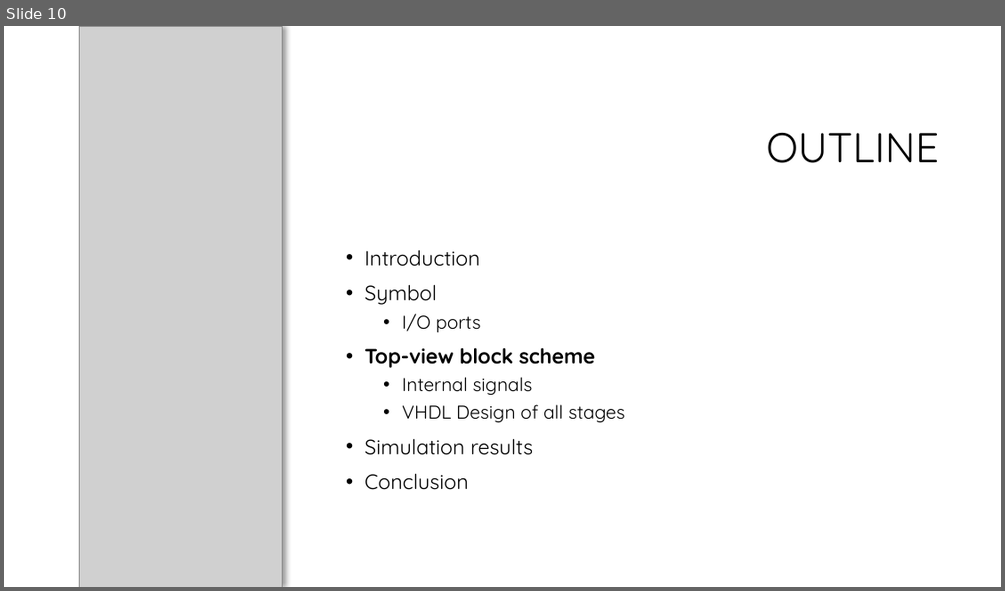
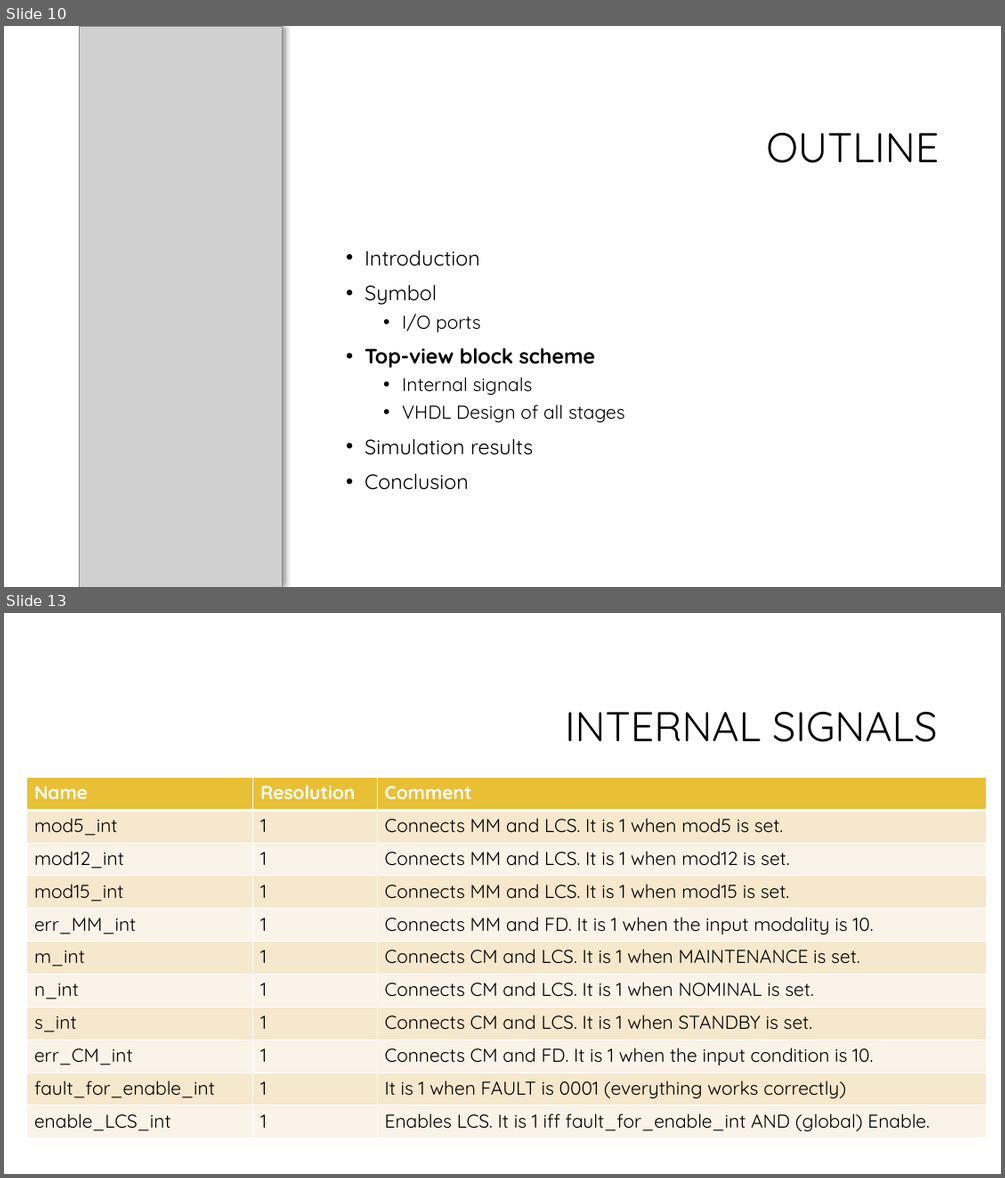
Before and after one commit to HopedWall/LightControlSystem, a slide deck: doc/Gruppo2_VincenziPorto.pptx. Shown one above the other, each under a label of ours: slide 10 before the commit, slides 10 and 13 after it; the slides between them are not shown. The pictures are 1005x591 and 1005x1178 pixels, drawn with LibreOffice and Linux fonts; fonts in the diff are those of the drawing; grey boxes stand for pictures; background and template pictures are left out. Boxes give left, top, right and bottom in pixels: in the first picture for what was removed or moved away, otherwise in the second. Text is boxed around its words. In the diff, an @@ line names an element or a change of style, - is before the commit and + after.

```diff
--- a/doc/Gruppo2_VincenziPorto.pptx
+++ b/doc/Gruppo2_VincenziPorto.pptx
@@ slide 13 added at <box>4,613,1001,1174</box>, background #FFFFFF @@
@@ title added at <box>565,712,937,742</box>, 40 pt, text #000000 @@
+INTERNAL SIGNALS
@@ table added at <box>27,778,987,1139</box>, 11 rows, 3 columns @@
+Name | Resolution | Comment
+mod5_int | 1 | Connects MM and LCS. It is 1 when mod5 is set.
+mod12_int | 1 | Connects MM and LCS. It is 1 when mod12 is set.
+mod15_int | 1 | Connects MM and LCS. It is 1 when mod15 is set.
+err_MM_int | 1 | Connects MM and FD. It is 1 when the input modality is 10.
+m_int | 1 | Connects CM and LCS. It is 1 when MAINTENANCE is set.
+n_int | 1 | Connects CM and LCS. It is 1 when NOMINAL is set.
+s_int | 1 | Connects CM and LCS. It is 1 when STANDBY is set.
+err_CM_int | 1 | Connects CM and FD. It is 1 when the input condition is 10.
+fault_for_enable_int | 1 | It is 1 when FAULT is 0001 (everything works correctly)
+enable_LCS_int | 1 | Enables LCS. It is 1 iff fault_for_enable_int AND (global) Enable.
```
Also in this commit, not shown: 4 slides changed, 25 other slides added, 1 other file.
